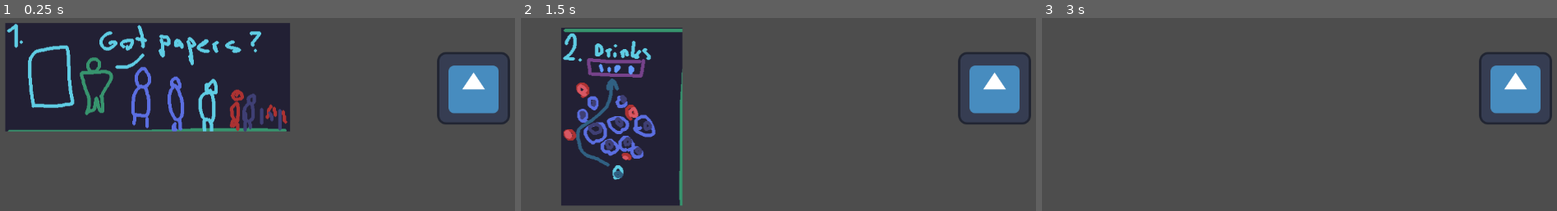
Above: before the commit, frames 1-3 (left to right).
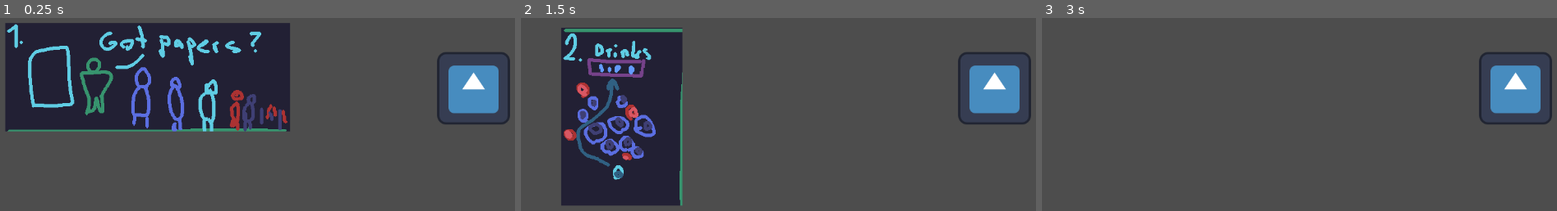
Above: after the commit, the same moments.

Repository: LudumSJB/The-Limited
Game: Godot game, scene res://scenes/root.tscn
Two runs of this game, one before a commit and one after it. Both use one fixed random seed, a clock stepped at 60 frames per second and the inputs below. The engine's default icon, where the game draws it, is replaced by a stand-in: a white triangle on a blue panel in a dark square.
Inputs:
- Up to frame 1 (0.25 s): no input
- Up to frame 2 (1.5 s): tap Enter at 0.5 s; tap Space (action_button) at 0.6, 1.25 s; tap N (next_level) at 1.35 s
- Up to frame 3 (3 s): tap Enter at 2 s; tap Space (action_button) at 2.1, 2.75 s; tap N (next_level) at 2.85 s

The runs differ from the first frame. In frame 1, 1.1% of the frame differs, in the area x 1-56%, y 2-59%; in frame 2, 1.0%; in frame 3, nothing differs.
Error in both runs: Invalid access of index '2' on a base object of type: 'Array'. (res://scenes/root.gd:38)

Commit message:
testing rhythm minigame

Diff:
--- /dev/null
+++ b/Scripts/Conductor.gd
@@ -0,0 +1,12 @@
+extends Control
+
+@export var speed = 0.1
+
+func _ready():
+	set_process(true)
+	pass
+
+
+func _process(delta):
+	position.y -= speed + delta
+	pass
--- /dev/null
+++ b/Scripts/RhythmGameInput.gd
@@ -0,0 +1,45 @@
+extends Node2D
+
+signal playerHitNote
+signal playerMissNote
+
+@export var inputKey = ""
+@export var noteSprite:Sprite2D
+@export var noteArea:Area2D
+var pressed = false
+var notesInArea = false
+
+func _ready():
+	noteSprite = get_node("Note/Sprite2D")
+	noteArea = get_node("Note")
+	set_process(true)
+
+func _process(_delta):
+	check_for_player_input()
+	style_on_player_press()
+	allow_input_upon_note_entry()
+
+func check_for_player_input():
+	if Input.is_action_pressed(inputKey):
+		pressed = true
+	else:
+		pressed = false
+
+func style_on_player_press():
+	if pressed == true:
+		noteSprite.scale = Vector2(0.35, 0.35)
+		noteSprite.modulate = Color("#ffffff")
+	else:
+		noteSprite.scale = Vector2(0.4, 0.4)
+		noteSprite.modulate = Color("#706e71")
+
+func allow_input_upon_note_entry():
+	if noteArea.get_overlapping_areas().size() > 0:
+		if pressed:
+			noteArea.get_overlapping_areas().front().queue_free()
+			playerHitNote.emit()
+
+func scrolling_note_miss(area):
+	if area.name == "MissArea":
+		area.queue_free()
+		playerMissNote.emit()
--- /dev/null
+++ b/Scripts/RhythmMinigameManager.gd
@@ -0,0 +1,21 @@
+extends CanvasLayer
+
+@export var playerScore = 0
+@export var scoreToAdd = 15
+@export var scoreToMinus = 5
+@export var scoreLabel:Label
+
+func _ready():
+	scoreLabel = get_node("ScoreLabel")
+	pass
+
+func hit_note():
+	playerScore += scoreToAdd
+	scoreLabel.text = "Score: " + str(playerScore)
+
+func miss_note():
+	if playerScore - scoreToMinus < 0:
+		playerScore = 0
+	else:
+		playerScore -= scoreToAdd
+	scoreLabel.text = "Score: " + str(playerScore)
--- a/project.godot
+++ b/project.godot
@@ -31,13 +31,39 @@
 "events": [Object(InputEventKey,"resource_local_to_scene":false,"resource_name":"","device":-1,"window_id":0,"alt_press …(182 unchanged characters)…
 ]
 }
+next_text={
+"deadzone": 0.5,
+"events": [Object(InputEventKey,"resource_local_to_scene":false,"resource_name":"","device":-1,"window_id":0,"alt_pressed":false,"shift_pressed":false,"ctrl_pressed":false,"meta_pressed":false,"pressed":false,"keycode":0,"physical_keycode":84,"key_label":0,"unicode":116,"echo":false,"script":null)
+]
+}
 action_button={
 "deadzone": 0.5,
 "events": [Object(InputEventKey,"resource_local_to_scene":false,"resource_name":"","device":-1,"window_id":0,"alt_pressed":false,"shift_pressed":false,"ctrl_pressed":false,"meta_pressed":false,"pressed":false,"keycode":0,"physical_keycode":32,"key_label":0,"unicode":32,"echo":false,"script":null)
 ]
 }
+rhythmgame_left={
+"deadzone": 0.5,
+"events": [Object(InputEventKey,"resource_local_to_scene":false,"resource_name":"","device":-1,"window_id":0,"alt_pressed":false,"shift_pressed":false,"ctrl_pressed":false,"meta_pressed":false,"pressed":false,"keycode":0,"physical_keycode":68,"key_label":0,"unicode":100,"echo":false,"script":null)
+]
+}
+rhythmgame_right={
+"deadzone": 0.5,
+"events": [Object(InputEventKey,"resource_local_to_scene":false,"resource_name":"","device":-1,"window_id":0,"alt_pressed":false,"shift_pressed":false,"ctrl_pressed":false,"meta_pressed":false,"pressed":false,"keycode":0,"physical_keycode":75,"key_label":0,"unicode":107,"echo":false,"script":null)
+]
+}
+rhythmgame_down={
+"deadzone": 0.5,
+"events": [Object(InputEventKey,"resource_local_to_scene":false,"resource_name":"","device":-1,"window_id":0,"alt_pressed":false,"shift_pressed":false,"ctrl_pressed":false,"meta_pressed":false,"pressed":false,"keycode":0,"physical_keycode":70,"key_label":0,"unicode":102,"echo":false,"script":null)
+]
+}
+rhythmgame_up={
+"deadzone": 0.5,
+"events": [Object(InputEventKey,"resource_local_to_scene":false,"resource_name":"","device":-1,"window_id":0,"alt_pressed":false,"shift_pressed":false,"ctrl_pressed":false,"meta_pressed":false,"pressed":false,"keycode":0,"physical_keycode":74,"key_label":0,"unicode":106,"echo":false,"script":null)
+]
+}
 
 [rendering]
 
+textures/canvas_textures/default_texture_filter=0
 renderer/rendering_method="gl_compatibility"
 renderer/rendering_method.mobile="gl_compatibility"
--- /dev/null
+++ b/scenes/RhythmMinigame.tscn
@@ -0,0 +1,185 @@
+[gd_scene load_steps=10 format=3 uid="uid://chr8s2mrd57b4"]
+
+[ext_resource type="Script" path="res://Scripts/RhythmGameInput.gd" id="1_ctr23"]
+[ext_resource type="Script" path="res://Scripts/RhythmMinigameManager.gd" id="1_l7qnh"]
+[ext_resource type="Texture2D" uid="uid://bk684hmlulh1o" path="res://assets/images/pink note.png" id="1_qa4r4"]
+[ext_resource type="Texture2D" uid="uid://043oe83lxps7" path="res://assets/images/blue note.png" id="2_b3v0x"]
+[ext_resource type="Texture2D" uid="uid://d0u33iv2wmu27" path="res://assets/images/yellow note.png" id="3_qbdkc"]
+[ext_resource type="Texture2D" uid="uid://bhqlge03616mn" path="res://assets/images/orange note.png" id="4_bpmeg"]
+[ext_resource type="Script" path="res://Scripts/Conductor.gd" id="6_bv4hc"]
+
+[sub_resource type="RectangleShape2D" id="RectangleShape2D_4fsn0"]
+size = Vector2(1165, 20)
+
+[sub_resource type="CircleShape2D" id="CircleShape2D_vs5r6"]
+radius = 45.0
+
+[node name="RhythmMinigame" type="CanvasLayer"]
+script = ExtResource("1_l7qnh")
+
+[node name="RhythmGameHolder" type="Control" parent="."]
+layout_mode = 3
+anchors_preset = 10
+anchor_right = 1.0
+grow_horizontal = 2
+
+[node name="MissArea" type="Area2D" parent="RhythmGameHolder"]
+position = Vector2(0, -79)
+
+[node name="CollisionShape2D" type="CollisionShape2D" parent="RhythmGameHolder/MissArea"]
+position = Vector2(572.5, 0)
+shape = SubResource("RectangleShape2D_4fsn0")
+
+[node name="PlayerSection" type="Control" parent="RhythmGameHolder"]
+layout_mode = 1
+anchors_preset = 5
+anchor_left = 0.5
+anchor_right = 0.5
+offset_left = -1.0
+offset_top = 94.0
+offset_right = 39.0
+offset_bottom = 134.0
+grow_horizontal = 2
+
+[node name="PlayerNote" type="Node2D" parent="RhythmGameHolder/PlayerSection"]
+position = Vector2(-150, 0)
+script = ExtResource("1_ctr23")
+inputKey = "rhythmgame_left"
+
+[node name="Note" type="Area2D" parent="RhythmGameHolder/PlayerSection/PlayerNote"]
+
+[node name="Sprite2D" type="Sprite2D" parent="RhythmGameHolder/PlayerSection/PlayerNote/Note"]
+scale = Vector2(0.4, 0.4)
+texture = ExtResource("1_qa4r4")
+
+[node name="CollisionShape2D" type="CollisionShape2D" parent="RhythmGameHolder/PlayerSection/PlayerNote/Note"]
+shape = SubResource("CircleShape2D_vs5r6")
+
+[node name="PlayerNote2" type="Node2D" parent="RhythmGameHolder/PlayerSection"]
+position = Vector2(-50, 0)
+script = ExtResource("1_ctr23")
+inputKey = "rhythmgame_down"
+
+[node name="Note" type="Area2D" parent="RhythmGameHolder/PlayerSection/PlayerNote2"]
+
+[node name="Sprite2D" type="Sprite2D" parent="RhythmGameHolder/PlayerSection/PlayerNote2/Note"]
+scale = Vector2(0.4, 0.4)
+texture = ExtResource("2_b3v0x")
+
+[node name="CollisionShape2D" type="CollisionShape2D" parent="RhythmGameHolder/PlayerSection/PlayerNote2/Note"]
+shape = SubResource("CircleShape2D_vs5r6")
+
+[node name="PlayerNote3" type="Node2D" parent="RhythmGameHolder/PlayerSection"]
+position = Vector2(50, 0)
+script = ExtResource("1_ctr23")
+inputKey = "rhythmgame_up"
+
+[node name="Note" type="Area2D" parent="RhythmGameHolder/PlayerSection/PlayerNote3"]
+
+[node name="Sprite2D" type="Sprite2D" parent="RhythmGameHolder/PlayerSection/PlayerNote3/Note"]
+scale = Vector2(0.4, 0.4)
+texture = ExtResource("3_qbdkc")
+
+[node name="CollisionShape2D" type="CollisionShape2D" parent="RhythmGameHolder/PlayerSection/PlayerNote3/Note"]
+shape = SubResource("CircleShape2D_vs5r6")
+
+[node name="PlayerNote4" type="Node2D" parent="RhythmGameHolder/PlayerSection"]
+position = Vector2(150, 0)
+script = ExtResource("1_ctr23")
+inputKey = "rhythmgame_right"
+
+[node name="Note" type="Area2D" parent="RhythmGameHolder/PlayerSection/PlayerNote4"]
+
+[node name="Sprite2D" type="Sprite2D" parent="RhythmGameHolder/PlayerSection/PlayerNote4/Note"]
+scale = Vector2(0.4, 0.4)
+texture = ExtResource("4_bpmeg")
+
+[node name="CollisionShape2D" type="CollisionShape2D" parent="RhythmGameHolder/PlayerSection/PlayerNote4/Note"]
+shape = SubResource("CircleShape2D_vs5r6")
+
+[node name="NoteScroller" type="Control" parent="RhythmGameHolder"]
+layout_mode = 1
+anchors_preset = 5
+anchor_left = 0.5
+anchor_right = 0.5
+offset_left = -1.0
+offset_top = 745.0
+offset_right = 39.0
+offset_bottom = 785.0
+grow_horizontal = 2
+script = ExtResource("6_bv4hc")
+speed = 0.3
+
+[node name="HittableNote" type="Node2D" parent="RhythmGameHolder/NoteScroller"]
+position = Vector2(-150, 0)
+
+[node name="HittableNote" type="Area2D" parent="RhythmGameHolder/NoteScroller/HittableNote"]
+metadata/hittable = false
+
+[node name="Sprite2D" type="Sprite2D" parent="RhythmGameHolder/NoteScroller/HittableNote/HittableNote"]
+scale = Vector2(0.4, 0.4)
+texture = ExtResource("1_qa4r4")
+
+[node name="CollisionShape2D" type="CollisionShape2D" parent="RhythmGameHolder/NoteScroller/HittableNote/HittableNote"]
+shape = SubResource("CircleShape2D_vs5r6")
+
+[node name="HittableNote2" type="Node2D" parent="RhythmGameHolder/NoteScroller"]
+position = Vector2(-50, 200)
+
+[node name="HittableNote" type="Area2D" parent="RhythmGameHolder/NoteScroller/HittableNote2"]
+metadata/hittable = false
+
+[node name="Sprite2D" type="Sprite2D" parent="RhythmGameHolder/NoteScroller/HittableNote2/HittableNote"]
+scale = Vector2(0.4, 0.4)
+texture = ExtResource("2_b3v0x")
+
+[node name="CollisionShape2D" type="CollisionShape2D" parent="RhythmGameHolder/NoteScroller/HittableNote2/HittableNote"]
+shape = SubResource("CircleShape2D_vs5r6")
+
+[node name="HittableNote3" type="Node2D" parent="RhythmGameHolder/NoteScroller"]
+position = Vector2(50, 400)
+
+[node name="HittableNote" type="Area2D" parent="RhythmGameHolder/NoteScroller/HittableNote3"]
+metadata/hittable = false
+
+[node name="Sprite2D" type="Sprite2D" parent="RhythmGameHolder/NoteScroller/HittableNote3/HittableNote"]
+scale = Vector2(0.4, 0.4)
+texture = ExtResource("3_qbdkc")
+
+[node name="CollisionShape2D" type="CollisionShape2D" parent="RhythmGameHolder/NoteScroller/HittableNote3/HittableNote"]
+shape = SubResource("CircleShape2D_vs5r6")
+
+[node name="HittableNote4" type="Node2D" parent="RhythmGameHolder/NoteScroller"]
+position = Vector2(150, 600)
+
+[node name="HittableNote" type="Area2D" parent="RhythmGameHolder/NoteScroller/HittableNote4"]
+metadata/hittable = false
+
+[node name="Sprite2D" type="Sprite2D" parent="RhythmGameHolder/NoteScroller/HittableNote4/HittableNote"]
+scale = Vector2(0.4, 0.4)
+texture = ExtResource("4_bpmeg")
+
+[node name="CollisionShape2D" type="CollisionShape2D" parent="RhythmGameHolder/NoteScroller/HittableNote4/HittableNote"]
+shape = SubResource("CircleShape2D_vs5r6")
+
+[node name="ScoreLabel" type="Label" parent="."]
+offset_left = 24.0
+offset_top = 71.57
+offset_right = 141.0
+offset_bottom = 118.57
+rotation = -0.268526
+theme_override_font_sizes/font_size = 31
+text = "Score: 0"
+
+[connection signal="playerHitNote" from="RhythmGameHolder/PlayerSection/PlayerNote" to="." method="hit_note"]
+[connection signal="playerMissNote" from="RhythmGameHolder/PlayerSection/PlayerNote" to="." method="miss_note"]
+[connection signal="playerHitNote" from="RhythmGameHolder/PlayerSection/PlayerNote2" to="." method="hit_note"]
+[connection signal="playerMissNote" from="RhythmGameHolder/PlayerSection/PlayerNote2" to="." method="miss_note"]
+[connection signal="playerHitNote" from="RhythmGameHolder/PlayerSection/PlayerNote3" to="." method="hit_note"]
+[connection signal="playerMissNote" from="RhythmGameHolder/PlayerSection/PlayerNote3" to="." method="miss_note"]
+[connection signal="playerHitNote" from="RhythmGameHolder/PlayerSection/PlayerNote4" to="." method="hit_note"]
+[connection signal="playerMissNote" from="RhythmGameHolder/PlayerSection/PlayerNote4" to="." method="miss_note"]
+[connection signal="area_entered" from="RhythmGameHolder/NoteScroller/HittableNote/HittableNote" to="RhythmGameHolder/PlayerSection/PlayerNote" method="scrolling_note_miss"]
+[connection signal="area_entered" from="RhythmGameHolder/NoteScroller/HittableNote2/HittableNote" to="RhythmGameHolder/PlayerSection/PlayerNote" method="scrolling_note_miss"]
+[connection signal="area_entered" from="RhythmGameHolder/NoteScroller/HittableNote3/HittableNote" to="RhythmGameHolder/PlayerSection/PlayerNote" method="scrolling_note_miss"]
+[connection signal="area_entered" from="RhythmGameHolder/NoteScroller/HittableNote4/HittableNote" to="RhythmGameHolder/PlayerSection/PlayerNote" method="scrolling_note_miss"]
--- a/scenes/TimingAccuracyBar.tscn
+++ b/scenes/TimingAccuracyBar.tscn
@@ -34,7 +34,6 @@
 
 [node name="MissArea" type="Area2D" parent="Control"]
 position = Vector2(0, 68.637)
-scale = Vector2(1, 1)
 
 [node name="MissArea" type="Sprite2D" parent="Control/MissArea"]
 modulate = Color(0.960027, 0.145623, 0.310049, 1)
@@ -42,12 +41,10 @@
 texture = ExtResource("1_bi0sx")
 
 [node name="CollisionShape2D" type="CollisionShape2D" parent="Control/MissArea"]
-scale = Vector2(1, 1)
 shape = SubResource("RectangleShape2D_0huky")
 
 [node name="HitArea" type="Area2D" parent="Control"]
 position = Vector2(0, 68.637)
-scale = Vector2(1, 1)
 
 [node name="CollisionShape2D" type="CollisionShape2D" parent="Control/HitArea"]
 position = Vector2(0.5, -0.137001)
@@ -75,11 +72,9 @@
 
 [node name="CollisionShape2D" type="CollisionShape2D" parent="Control/Path2D/PathFollow2D/AreaHitter"]
 position = Vector2(0.00012207, -0.181353)
-scale = Vector2(1, 1)
 shape = SubResource("RectangleShape2D_iwd48")
 
 [node name="HitDisplay" type="Sprite2D" parent="Control/Path2D/PathFollow2D/AreaHitter"]
-scale = Vector2(1, 1)
 texture = ExtResource("1_bi0sx")
 
 [connection signal="area_entered" from="Control/Path2D/PathFollow2D/AreaHitter" to="Control/Path2D/PathFollow2D/AreaHitter" method="player_on_point"]
Binary file added: assets/images/blue note.png
Not shown, added: assets/images/blue note.png.import
Binary file added: assets/images/orange note.png
Not shown, added: assets/images/orange note.png.import
Binary file added: assets/images/pink note.png
Not shown, added: assets/images/pink note.png.import
Binary file added: assets/images/yellow note.png
Not shown, added: assets/images/yellow note.png.import
